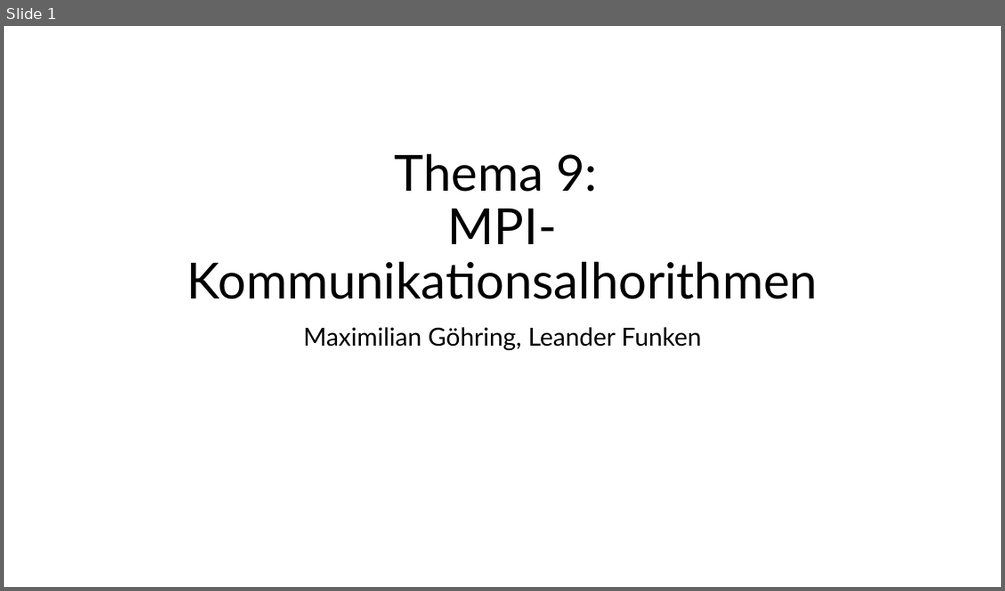
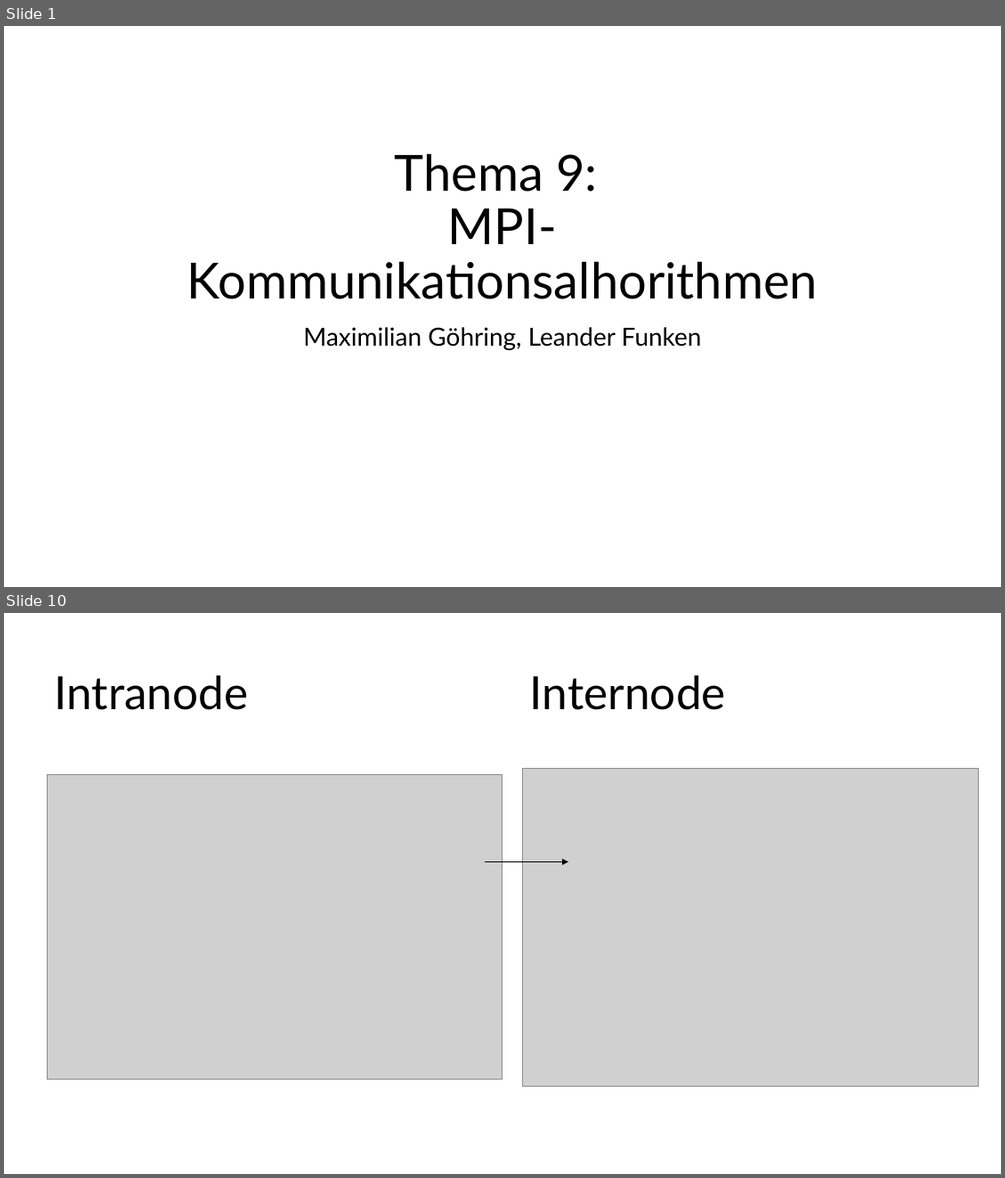
Before and after one commit to Leander-s/komnet, a slide deck: Thema 9.pptx. Shown one above the other, each under a label of ours: slide 1 before the commit, slides 1 and 10 after it; the slides between them are not shown. The pictures are 1005x591 and 1005x1178 pixels, drawn with LibreOffice and Linux fonts; fonts in the diff are those of the drawing; grey boxes stand for pictures. Boxes give left, top, right and bottom in pixels: in the first picture for what was removed or moved away, otherwise in the second. Text is boxed around its words. In the diff, an @@ line names an element or a change of style, - is before the commit and + after.

```diff
--- a/Thema 9.pptx
+++ b/Thema 9.pptx
@@ slide 10 added at (x1=4, y1=613, x2=1001, y2=1174), background #FFFFFF @@
@@ text added at (x1=54, y1=675, x2=248, y2=710), 44 pt, text #000000 @@
+Intranode
@@ title added at (x1=530, y1=675, x2=726, y2=710), 44 pt, text #000000 @@
+Internode
@@ picture added at (x1=523, y1=768, x2=979, y2=1086) @@
@@ picture added at (x1=47, y1=774, x2=502, y2=1078) @@
@@ arrow added from (485, 862) to (568, 862), #000000 1.5 pt @@
```
Also in this commit, not shown: 5 slides changed, 2 other slides added.
